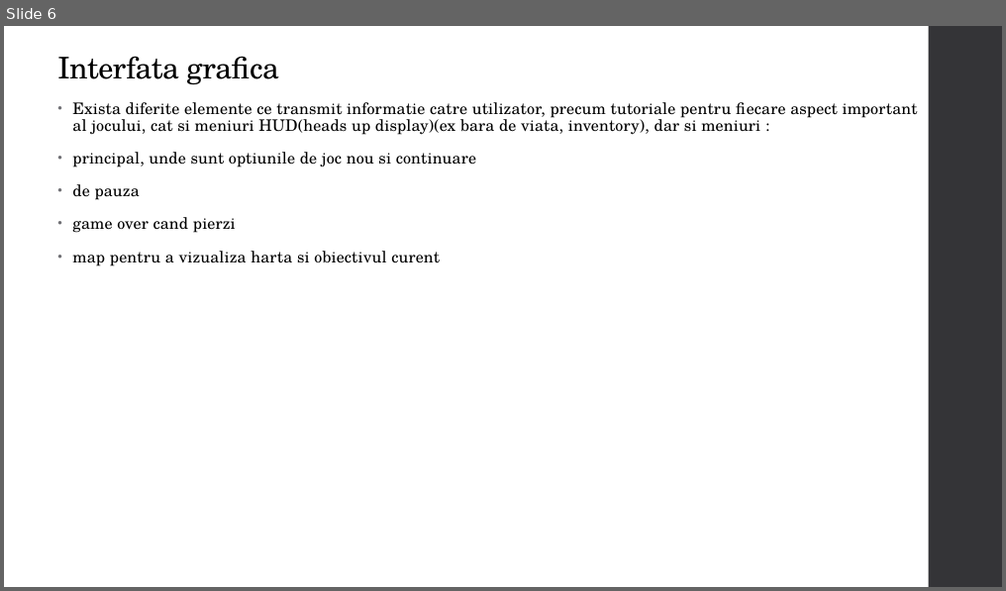
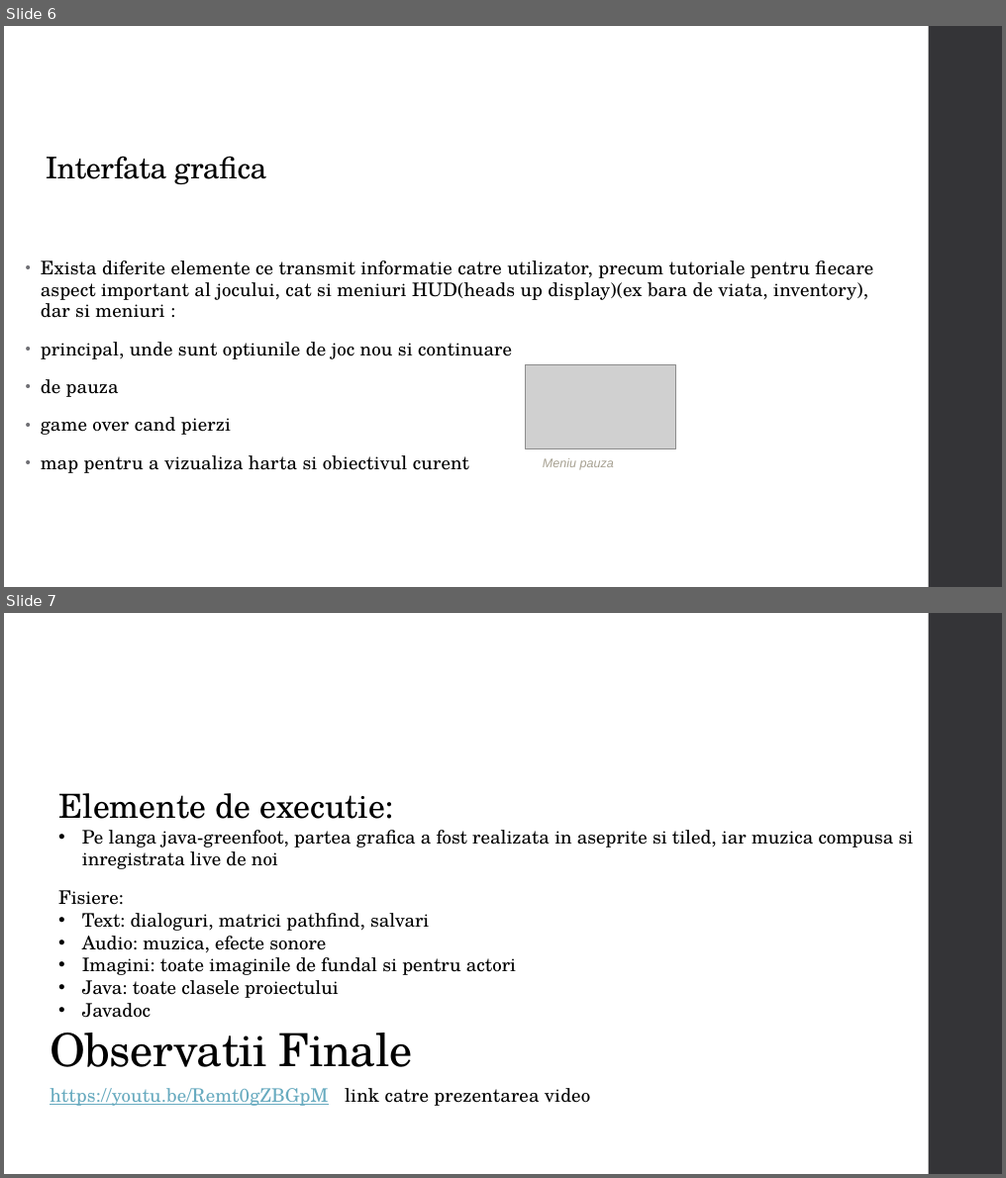
Before and after one commit to Mars-Zero/Strafer-II, a slide deck: Strafer II.pptx. Shown one above the other, each under a label of ours: slide 6 before the commit, slides 6 and 7 after it. The pictures are 1006x591 and 1006x1178 pixels, drawn with LibreOffice and Linux fonts; fonts in the diff are those of the drawing; grey boxes stand for pictures. Boxes give left, top, right and bottom in pixels: in the first picture for what was removed or moved away, otherwise in the second. Text is boxed around its words. In the diff, an @@ line names an element or a change of style, - is before the commit and + after.

```diff
--- a/Strafer II.pptx
+++ b/Strafer II.pptx
@@ slide 7 added at [4,613,1002,1174], background #FFFFFF; not listed: 1 template element that a slide beside it also shows @@
@@ text added at [58,793,914,869], 18 pt, text #000000 @@
+Elemente de executie:
+• Pe langa java-greenfoot, partea grafica a fost realizata in aseprite si tiled, iar muzica compusa si inregistrata live de noi
@@ text added at [58,890,516,1018], 18 pt, text #000000 @@
+Fisiere:
+• Text: dialoguri, matrici pathfind, salvari
+• Audio: muzica, efecte sonore
+• Imagini: toate imaginile de fundal si pentru actori
+• Java: toate clasele proiectului
+• Javadoc
@@ title added at [50,1033,412,1067], 44 pt, text #000000 @@
+Observatii Finale
@@ text added at [50,1088,590,1106], 18 pt, text #67AABF, underline @@
+https://youtu.be/Remt0gZBGpM link catre prezentarea video
@@ slide 6 changed as well @@
@@ title "Interfata grafica": place and size @@
-title "Interfata grafica" at [57,56,279,84]
+title "Interfata grafica" at [46,156,267,184]
@@ text "Exista diferite elemente ce transmit ...": place and size @@
-text "Exista diferite elemente ce transmit ..." at [72,102,918,267]
+text "Exista diferite elemente ce transmit ..." at [41,261,873,473]
@@ text "Exista diferite elemente ce transmit ..." at [41,261,873,473]: size 15.3 to 18 pt; line spacing 0.85 to 0.95 @@
@@ picture added at [526,366,676,450] @@
@@ text added at [543,459,614,470], 12 pt, text #A7A192, italic @@
+Meniu pauza
```
Also in this commit, not shown: 4 other slides changed, 1 other slide added, 1 slide removed, 3 other files.
